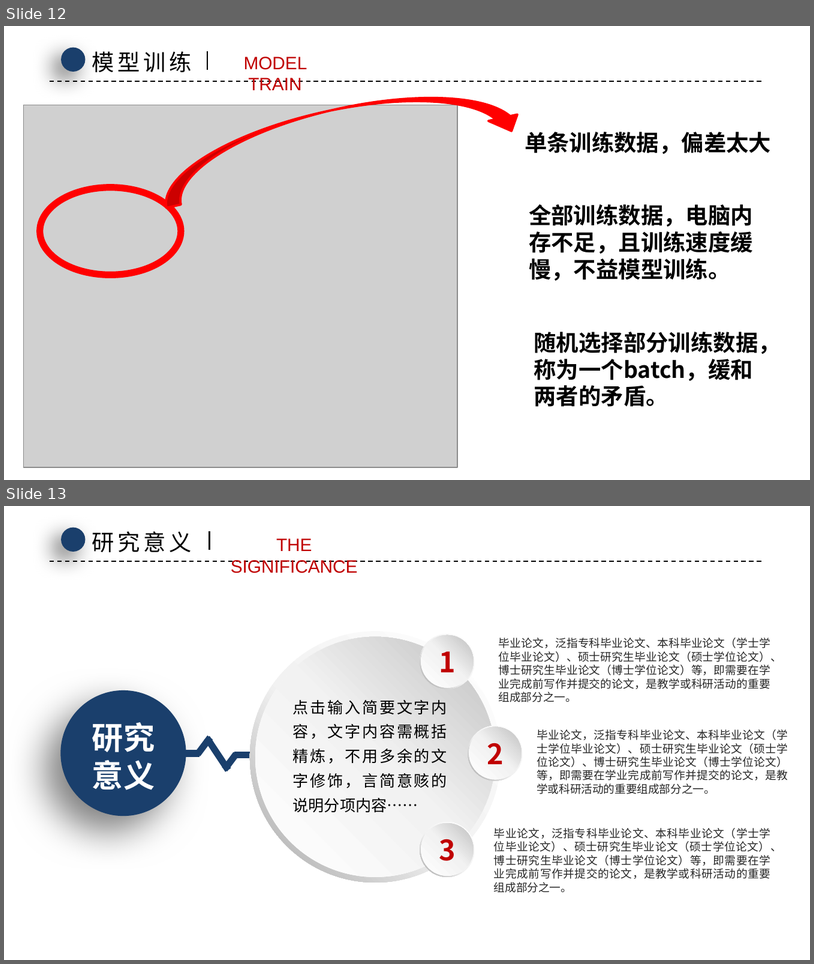
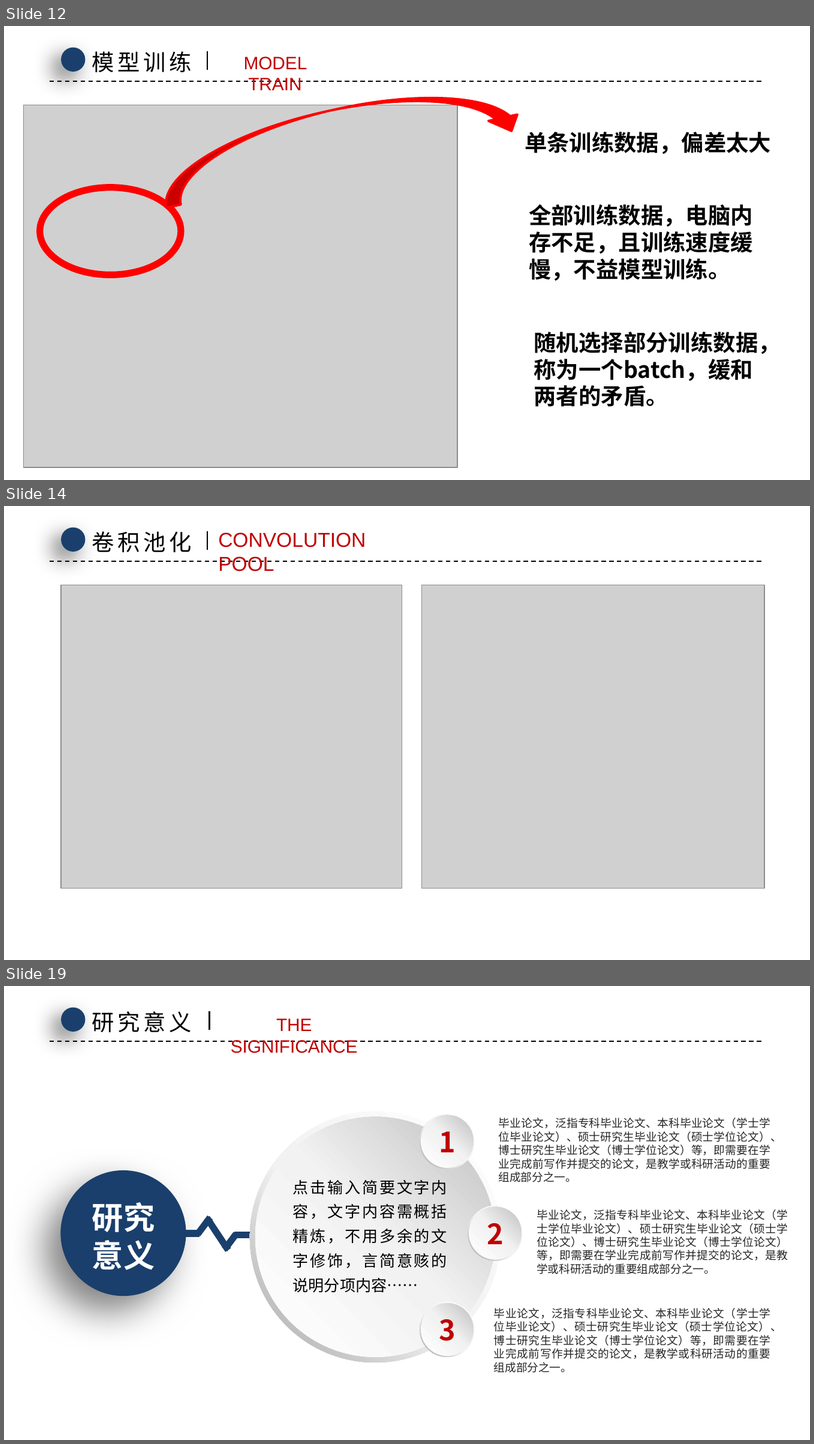
Before and after one commit to userZXB/ctnApp, a slide deck: 张雪冰毕业答辩.pptx. Shown one above the other, each under a label of ours: slides 12 and 13 before the commit, slides 12, 14 and 19 after it; the slides between them are not shown. The pictures are 814x964 and 814x1444 pixels, drawn with LibreOffice and Linux fonts; fonts in the diff are those of the drawing; grey boxes stand for pictures; background and template pictures are left out. Boxes give left, top, right and bottom in pixels: in the first picture for what was removed or moved away, otherwise in the second. Text is boxed around its words. In the diff, an @@ line names an element or a change of style, - is before the commit and + after.

```diff
--- a/张雪冰毕业答辩.pptx
+++ b/张雪冰毕业答辩.pptx
@@ slide 14 added at <box>4,506,810,960</box>, background picture (left out) @@
@@ ellipse added at <box>61,527,86,551</box>, fill #1A3F6C @@
@@ text added at <box>92,531,192,552</box>, 20 pt, text #000000 @@
+卷积池化
@@ line added from (207, 532) to (207, 550), #000000 1.5 pt @@
@@ text added at <box>218,532,366,571</box>, 18 pt, text #C00000 @@
+CONVOLUTION POOL
@@ line added from (49, 561) to (765, 561), #000000 1 pt dashed @@
@@ picture added at <box>61,585,402,888</box> @@
@@ picture added at <box>422,585,764,888</box> @@
@@ what was slide 13 is now slide 19 @@
```
Also in this commit, not shown: 2 slides changed, 5 other slides added, 1 slide removed.
